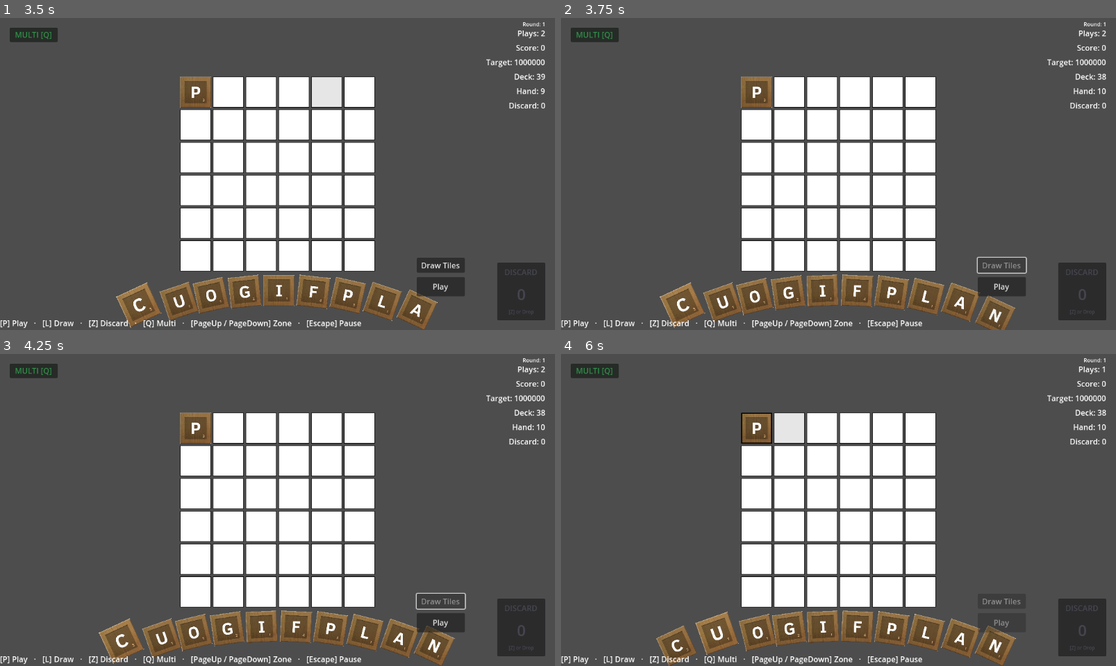
Above: before the commit, frames 1-4 (two rows, left to right).
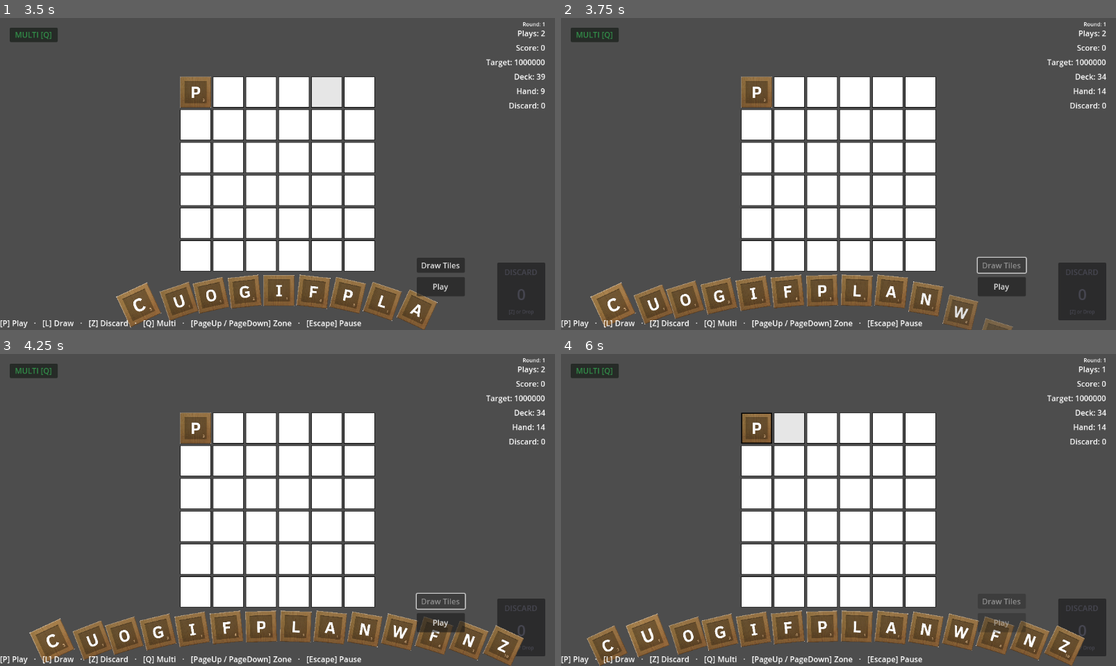
Above: after the commit, the same moments.

Repository: rcmilan/godot-scrabblerabble
Game: Godot game, scene res://scenes/title_screen/title_screen.tscn
Same seed, same stepped clock (60 frames per second), same inputs: the game is played once before the commit and once after it.
Inputs (mouse positions are in pixels of both pictures, inside the frame that each line leads up to):
- Up to frame 1 (3.5 s): click "New Game" at 0.5 s; click "New Game" at 1.25 s; click "Start Run" at 2 s; tap Enter (ui_accept) at 2.75 s; drag from (194, 92) to (333, 105) at 2.77 s
- Up to frame 2 (3.75 s): click "Draw Tiles" at 3.5 s
- Up to frame 3 (4.25 s): no input
- Up to frame 4 (6 s): click "Play" at 4.25 s; tap Enter (ui_accept) at 5 s; drag from (755, 428) to (810, 572) at 5.02 s; tap Space (confirm_action) at 5.75 s; move the mouse to (788, 428) at 5.77 s; hold D (navigate_right) from 5.78 s (still down); tap P (play_hand) at 5.85 s; click (788, 428) at 5.92 s

Frame 1 is identical in both runs. In frame 2, 4.4% of the frame differs, in the area x 5-99%, y 17-100%; in frame 3, 5.4%; in frame 4, 5.7%, in the area x 4-99%, y 17-100%.

Commit message:
fix: remove hand full check from draw_tiles to enable unlimited drawing

Diff:
--- a/autoload/hand_manager.gd
+++ b/autoload/hand_manager.gd
@@ -56,10 +56,6 @@
 	var drawn_tiles: Array[Tile] = []
 
 	for i in count:
-		if _hand_ui.is_full():
-			print("[HandManager] Hand is full")
-			break
-
 		var tile: Tile = TileBag.draw_tile()
 		if tile == null:
 			print("[HandManager] Bag is empty")
